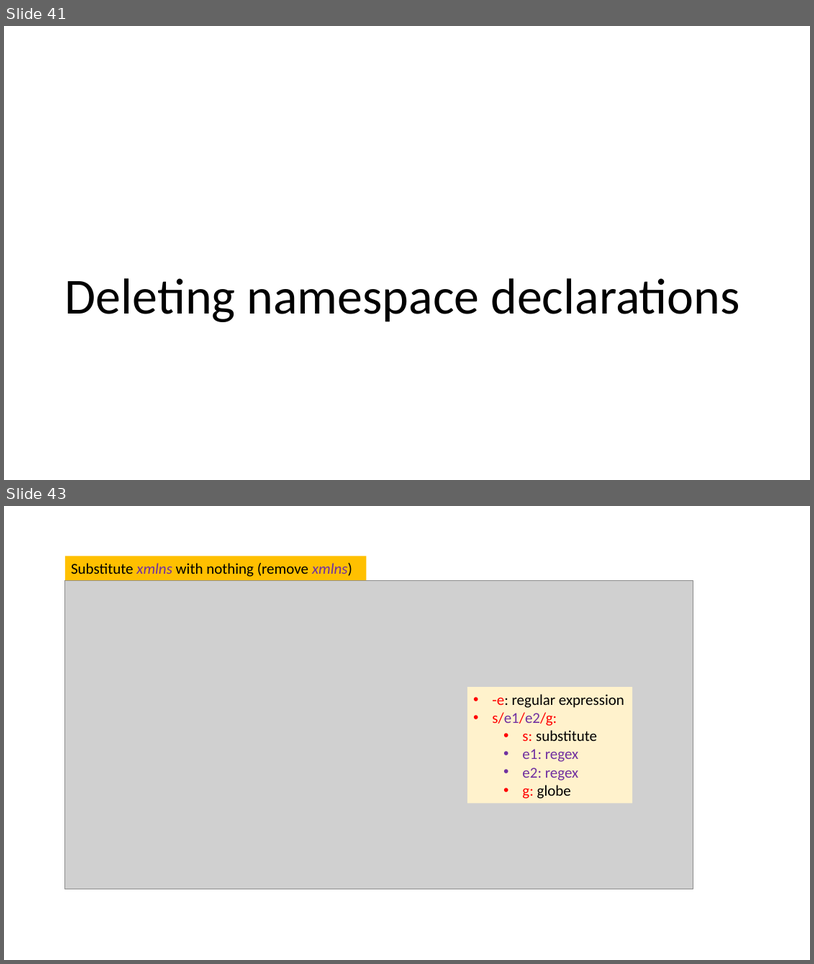
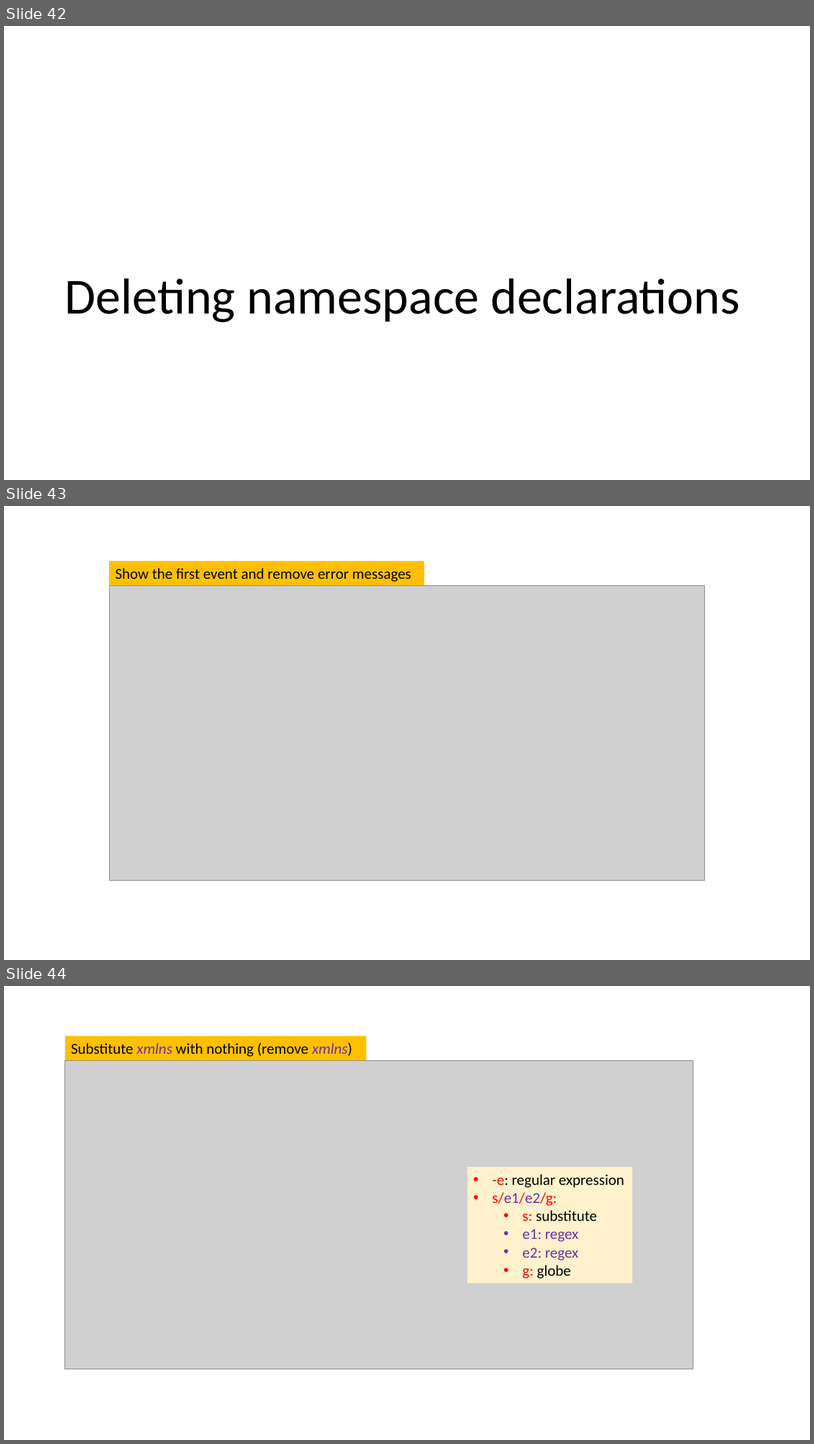
Before and after one commit to frankwxu/digital-forensics-lab, a slide deck: NIST_Data_Leakage_Case/NIST_Data_Leakage_02._WinEvt_XML.pptx. Shown one above the other, each under a label of ours: slides 41 and 43 before the commit, slides 42, 43 and 44 after it; the slides between them are not shown. The pictures are 814x964 and 814x1444 pixels, drawn with LibreOffice and Linux fonts; fonts in the diff are those of the drawing; grey boxes stand for pictures; background and template pictures are left out. Boxes give left, top, right and bottom in pixels: in the first picture for what was removed or moved away, otherwise in the second. Text is boxed around its words. In the diff, an @@ line names an element or a change of style, - is before the commit and + after.

```diff
--- a/NIST_Data_Leakage_Case/NIST_Data_Leakage_02._WinEvt_XML.pptx
+++ b/NIST_Data_Leakage_Case/NIST_Data_Leakage_02._WinEvt_XML.pptx
@@ slide 43 added at <box>4,506,810,960</box>, background #FFFFFF @@
@@ rectangle added at <box>109,561,424,585</box>, fill #FFC000, 18 pt, text #000000 @@
+Show the first event and remove error messages
@@ picture added at <box>109,585,705,880</box> @@
@@ what was slide 41 is now slide 42 @@
@@ what was slide 43 is now slide 44 @@
```
Also in this commit, not shown: 3 slides changed, 1 other slide added, 1 slide removed, 9 other files.
